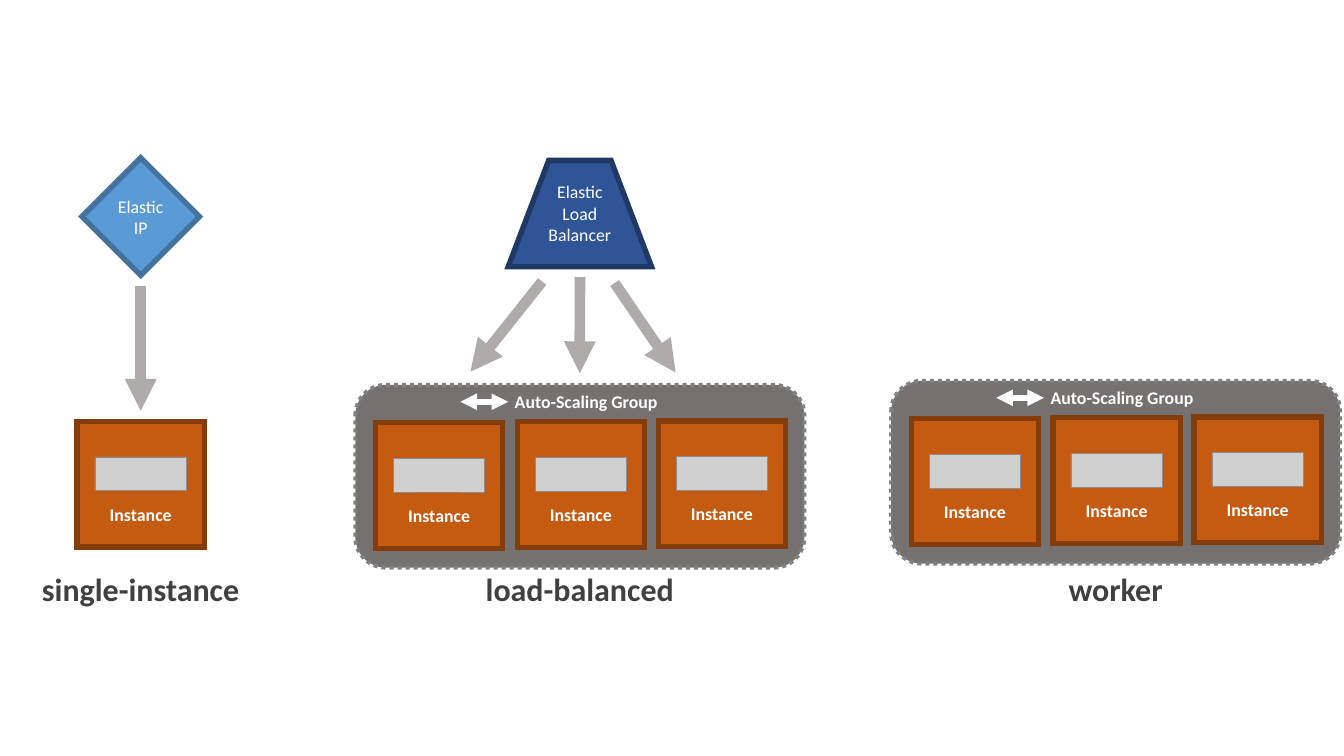
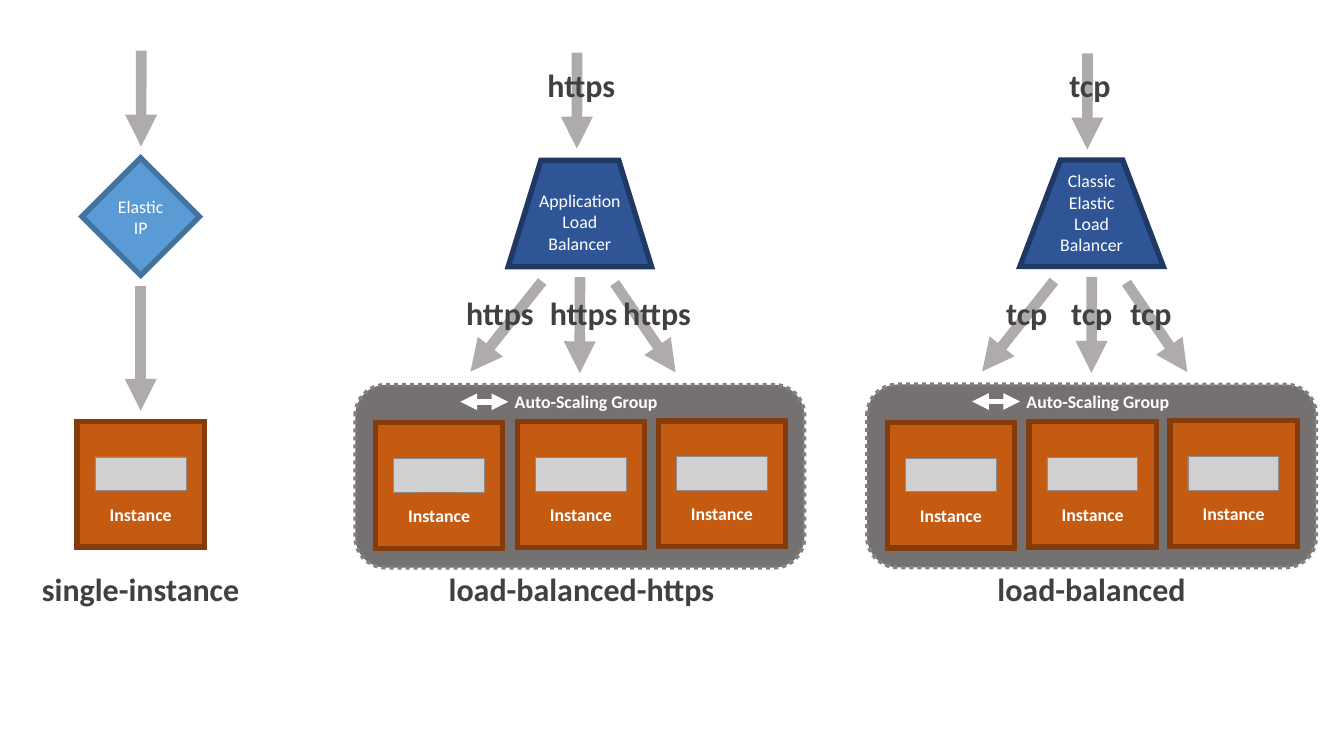
Before and after one commit to flyway/boxfuse.com, a slide deck: slide 6 of _sources/GettingStarted.pptx. Drawn at 1344x756 pixels with LibreOffice and Linux fonts; fonts in the diff are those of the drawing; grey boxes stand for pictures; background and template pictures are left out. Boxes give left, top, right and bottom in pixels: in the first picture for what was removed or moved away, otherwise in the second. Text is boxed around its words. In the diff, an @@ line names an element or a change of style, - is before the commit and + after.

Commit message:
Added load-balanced-https docs

```diff
--- a/_sources/GettingStarted.pptx
+++ b/_sources/GettingStarted.pptx
@@ arrow added from (141, 51) to (141, 147), #AFABAB 12 pt @@
@@ arrow added from (577, 52) to (577, 148), #AFABAB 12 pt @@
@@ arrow added from (1087, 54) to (1087, 150), #AFABAB 12 pt @@
@@ text added at <box>547,70,615,105</box>, 36 pt, text #404040, bold @@
+https
@@ text added at <box>1069,70,1110,105</box>, 36 pt, text #404040, bold @@
+tcp
@@ trapezoid "Application Load Balancer" at <box>508,161,652,267</box>: proportions changed @@
@@ trapezoid added at <box>1020,160,1163,266</box>, fill #2F5597, outline #203864 6 pt, 20 pt, text #FFFFFF @@
+Classic Elastic Load Balancer
@@ text in trapezoid at <box>539,194,621,250</box>: text changed @@
-Elastic Load Balancer
+Application Load Balancer
@@ text added at <box>466,298,534,333</box>, 36 pt, text #404040, bold @@
+https
@@ text added at <box>550,298,618,333</box>, 36 pt, text #404040, bold @@
+https
@@ text added at <box>623,298,691,333</box>, 36 pt, text #404040, bold @@
+https
@@ arrow added from (1053, 281) to (982, 371), #AFABAB 12 pt @@
@@ text added at <box>1006,298,1047,333</box>, 36 pt, text #404040, bold @@
+tcp
@@ text added at <box>1071,298,1112,333</box>, 36 pt, text #404040, bold @@
+tcp
@@ arrow added from (1092, 277) to (1091, 373), #AFABAB 12 pt @@
@@ arrow added from (1126, 283) to (1187, 372), #AFABAB 12 pt @@
@@ text added at <box>1130,298,1171,333</box>, 36 pt, text #404040, bold @@
+tcp
@@ 3 pictures, 3 rectangles, 1 text, 1 rounded rectangle, 1 double arrow: place and size @@
-3 pictures, 3 rectangles, 1 text, 1 rounded rectangle, 1 double arrow at <box>891,381,1340,564</box>
+3 pictures, 3 rectangles, 1 text, 1 rounded rectangle, 1 double arrow at <box>867,385,1316,568</box>
@@ text at <box>449,578,715,606</box>: text changed @@
-load-balanced
+load-balanced-https
@@ text added at <box>997,578,1185,602</box>, 36 pt, text #404040, bold @@
+load-balanced
@@ text removed at <box>1069,578,1163,602</box> @@
-worker
```
Also in this commit, not shown: 14 other files.
